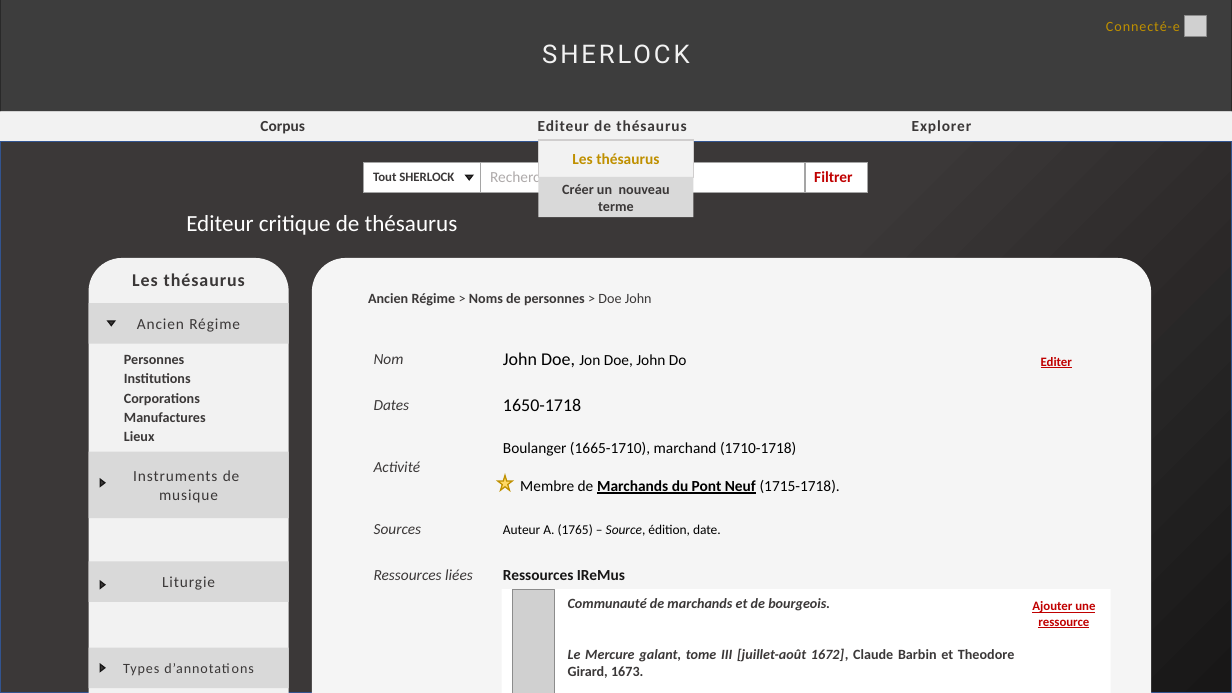
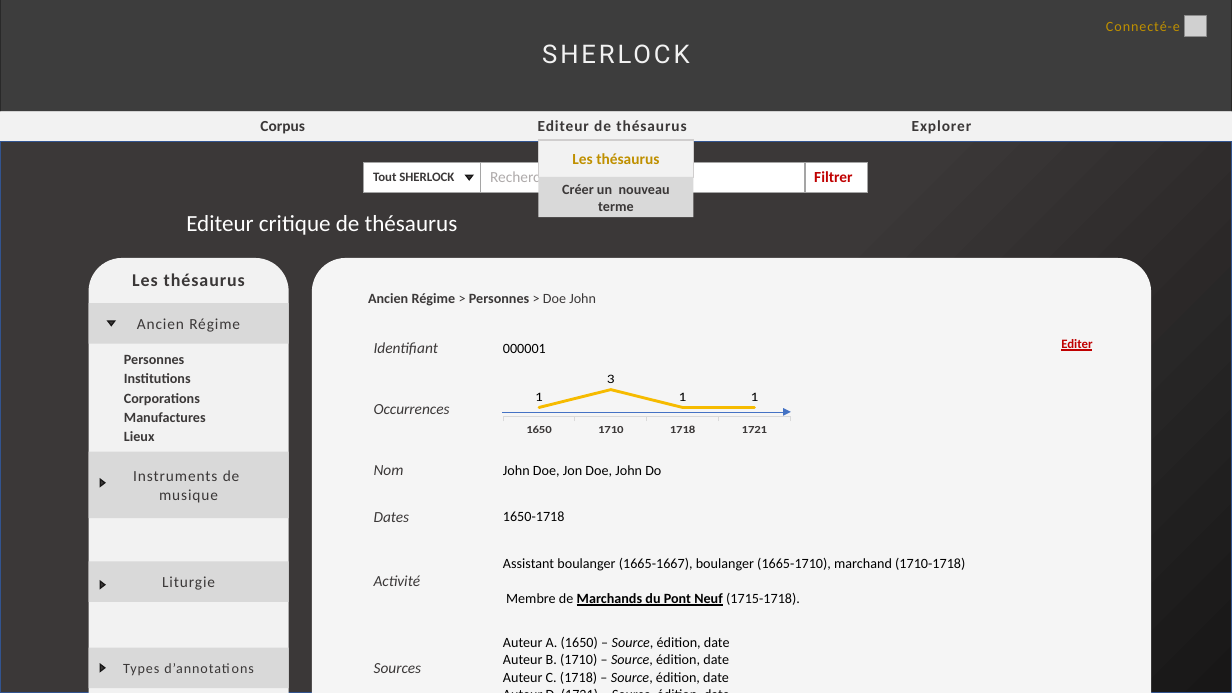
Before and after one commit to Amleth/SHERLOCK, a slide deck: slide 4 of modélisation/mercure-galant-thésaurus-ancien-régime/Ecrans.pptx. Drawn at 1232x693 pixels with LibreOffice and Linux fonts; fonts in the diff are those of the drawing; grey boxes stand for pictures. Boxes give left, top, right and bottom in pixels: in the first picture for what was removed or moved away, otherwise in the second. Text is boxed around its words. In the diff, an @@ line names an element or a change of style, - is before the commit and + after.

```diff
--- a/modélisation/mercure-galant-thésaurus-ancien-régime/Ecrans.pptx
+++ b/modélisation/mercure-galant-thésaurus-ancien-régime/Ecrans.pptx
@@ text at box(368, 293, 596, 306): text changed @@
-Ancien Régime > Noms de personnes > Doe John
+Ancien Régime > Personnes > Doe John
@@ table at box(360, 314, 1111, 693) @@
+row 1: Identifiant | 000001
+row 2: Occurrences | 
-row 3: Activité | Boulanger (1665-1710), marchand (1710-1718) / Membre de Marchands du Pont Neuf (1715-1718).
-row 4: Sources | Auteur A. (1765) – Source, édition, date.
-row 5: Ressources liées | Ressources IReMus
-row 6:  | 
-row 7:  | 
+row 5: Activité | Assistant boulanger (1665-1667), boulanger (1665-1710), marchand (1710-1718) / Membre de Marchands du Pont Neuf (1715-1718).
+row 6: Sources | Auteur A. (1650) – Source, édition, date / Auteur B. (1710) – Source, édition, date / Auteur C. (1718) – Source, édition, date / Auteur D. (1721) – Source, édition, date
@@ table: place and size @@
-table at box(360, 325, 1111, 679)
+table at box(360, 314, 1111, 693)
@@ text "Editer" rewrapped from box(1041, 357, 1072, 368) to box(1061, 337, 1092, 352) @@
@@ line chart added at box(492, 372, 795, 442) @@
+categories: 1650, 1710, 1718, 1721
+Series 1: 1, 3, 1, 1
@@ arrow added from (503, 412) to (791, 412), #4472C4 0.5 pt @@
@@ star removed at box(498, 475, 513, 490) @@
@@ rectangle removed at box(502, 590, 1111, 693) @@
@@ picture removed at box(512, 590, 555, 693) @@
@@ text removed at box(568, 598, 1014, 678) @@
-Communauté de marchands et de bourgeois.
-Le Mercure galant, tome III [juillet-août 1672], Claude Barbin et Theodore Girard, 1673.
@@ rounded rectangle removed at box(1015, 601, 1113, 626) @@
-Ajouter une ressource
```
Also in this commit, not shown: 4 other slides changed.
